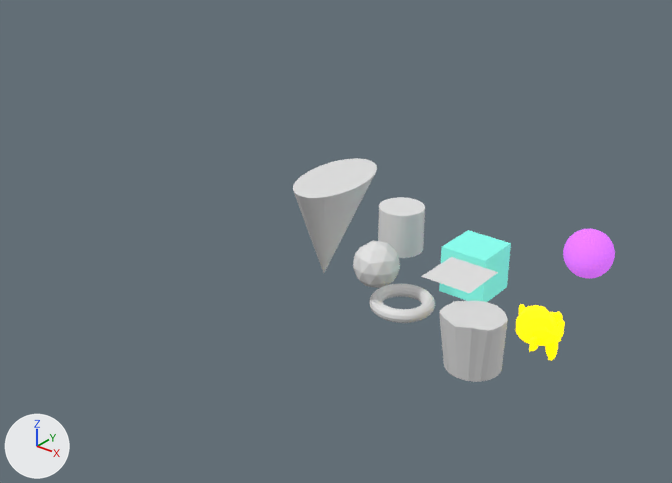
Renders of the glTF model gltf/sample_object01/sample_object01.gltf from each side of a commit.
The view is the same before and after, from a 50 mm camera at (4.77, -7.95, 6.06) aimed at (-1.12, -0.6, 1.5). Lighting does not change. The marker at lower left points along +X, +Y and +Z. Where no turn or scale is listed for an object, it has been applied to the vertices.
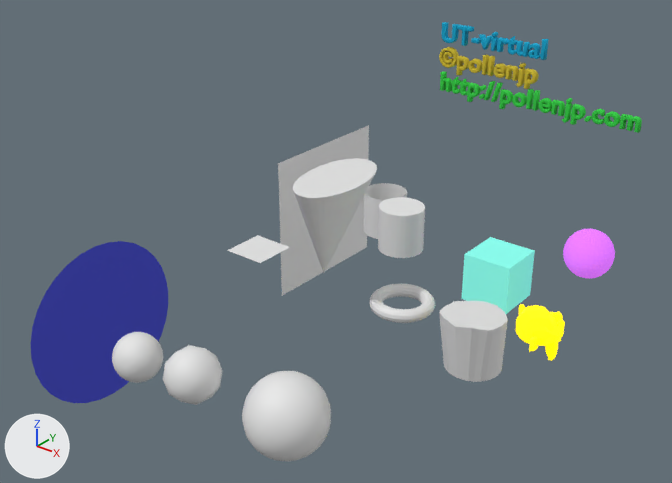
Commit message: Add object in gltf file.

What differs and where, as boxes [x1, y1, x2, y2] in the pictures (672 x 483 px):
'Circle.001', added (blue)
    after: [31, 241, 168, 403]
'SurfSphere', added
    after: [242, 371, 331, 461]
'Plane.001', added
    after: [278, 125, 369, 296]
'Text', now drawn
    after: [439, 22, 642, 133]
'Cube', moved
    before: [439, 230, 511, 302]
    after: [461, 237, 535, 314]
'Icosphere', moved
    before: [353, 240, 400, 288]
    after: [163, 345, 223, 405]
'Plane', moved
    before: [421, 257, 498, 293]
    after: [227, 235, 290, 263]
'Sphere.001', added
    after: [112, 332, 163, 383]
'Surface', now drawn
    after: [364, 183, 407, 239]

The change, as a diff of the scene's bpy script:
```diff
--- a/gltf/sample_object01/sample_object01.gltf.py
+++ b/gltf/sample_object01/sample_object01.gltf.py
@@ me_mesh @@
+me_mesh.from_pydata(...)  # 14268 vertices, 28412 faces; spans x -0.04..8.54, y -2.27..0.72, z -0.13..0.13
+# faces by material slot: [8208, 14292, 5912]
+me_mesh.materials.append(mat_material_005)  # yellow #d1bb2d
+me_mesh.materials.append(mat_material_006)  # green #33d146
+me_mesh.materials.append(mat_material)  # cyan #00a7d1
@@ me_mesh_002 @@
+me_mesh_002.from_pydata(...)  # 256 vertices, 448 faces; spans x -1.0..1.0, y -1.0..1.0, z -1.0..1.0
@@ me_plane_001 @@
+me_plane_001.from_pydata([(0.0, -1.0, -1.0), (0.0, 1.0, 1.0), (0.0, -1.0, 1.0), (0.0, 1.0, -1.0)], [], [(0, 1, 2), (0, 3, 1)])
@@ ob_cube @@
 ob_cube = bpy.data.objects.new('Cube', me_cube)
-ob_cube.location = (0.08, 0.45, 1.14)
+ob_cube.location = (0.38, 0.45, 1.14)
@@ ob_icosphere @@
 ob_icosphere = bpy.data.objects.new('Icosphere', me_icosphere)
-ob_icosphere.location = (-0.91, -0.09, 1.07)
+ob_icosphere.location = (-0.91, -3.02, 1.07)
@@ ob_plane @@
 ob_plane = bpy.data.objects.new('Plane', me_plane)
-ob_plane.location = (0.51, -0.61, 1.62)
+ob_plane.location = (-2.64, -0.26, 0.81)
@@ ob_surface @@
-ob_surface = bpy.data.objects.new('Surface', None)
+ob_surface = bpy.data.objects.new('Surface', me_mesh_002)
 ob_surface.location = (-1.8, 1.31, 1.02)
@@ ob_text @@
-ob_text = bpy.data.objects.new('Text', None)
-ob_text.location = (-1.42, -1.85, 0.9)
+ob_text = bpy.data.objects.new('Text', me_mesh)
+ob_text.location = (-0.9, 1.07, 3.49)
+ob_text.rotation_euler = (1.571, 0.0, 0.0)  # degrees (90, 0, 0)
 ob_text.scale = (0.283, 0.283, 0.283)
@@ ob_surfsphere @@
+ob_surfsphere = bpy.data.objects.new('SurfSphere', me_mesh_001)  # 611 vertices, 1197 faces; spans x -0.426..0.426, y -0.426..0.426, z -0.427..0.427
+ob_surfsphere.location = (-0.17, -2.53, 0.67)
@@ ob_sphere_001 @@
+ob_sphere_001 = bpy.data.objects.new('Sphere.001', me_sphere_001)  # a UV sphere (32 segments, 16 rings, poles along z) spanning x -0.257..0.257, y -0.257..0.257, z -0.257..0.257
+ob_sphere_001.location = (-1.84, -2.93, 0.85)
@@ ob_plane_001 @@
+ob_plane_001 = bpy.data.objects.new('Plane.001', me_plane_001)
+ob_plane_001.location = (-3.04, 1.58, 0.62)
@@ ob_circle_001 @@
+ob_circle_001 = bpy.data.objects.new('Circle.001', me_circle_001)  # 32 vertices, 30 faces; spans x 0.0, y -1.0..1.0, z -1.0..1.0; in mat_material_007 (blue #454cd1)
+ob_circle_001.location = (-3.26, -2.27, 0.42)
```
